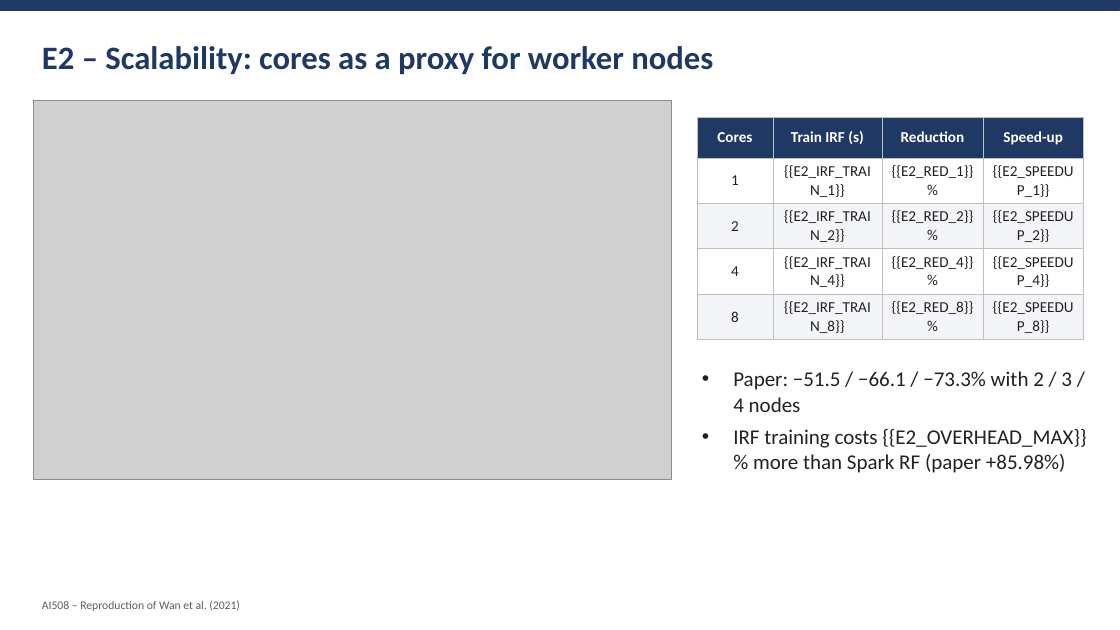
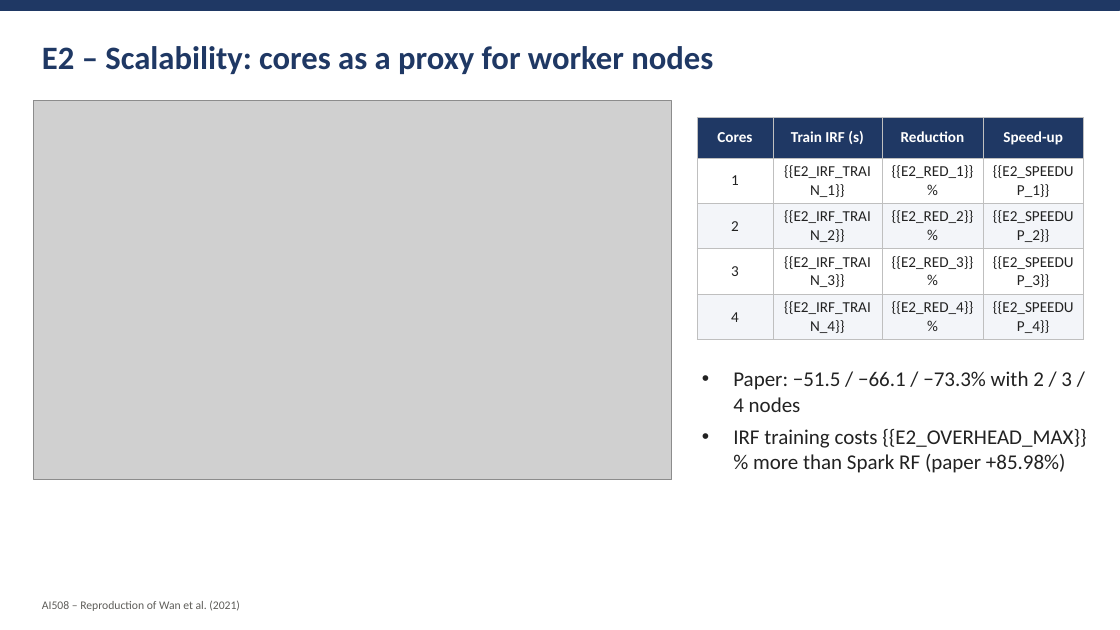
Before and after one commit to amnaaljasmi701/ai508-bearing-irf-reproduction, a slide deck: slide 8 of report/presentation_template.pptx. Drawn at 1120x630 pixels with LibreOffice and Linux fonts; fonts in the diff are those of the drawing; grey boxes stand for pictures. Boxes give left, top, right and bottom in pixels: in the first picture for what was removed or moved away, otherwise in the second. Text is boxed around its words. In the diff, an @@ line names an element or a change of style, - is before the commit and + after.

```diff
--- a/report/presentation_template.pptx
+++ b/report/presentation_template.pptx
@@ table at <box>697,118,1084,337</box> @@
+row 4: 3 | {{E2_IRF_TRAIN_3}} | {{E2_RED_3}}% | {{E2_SPEEDUP_3}}
-row 5: 8 | {{E2_IRF_TRAIN_8}} | {{E2_RED_8}}% | {{E2_SPEEDUP_8}}
```
Also in this commit, not shown: 2 other slides changed, 9 other files.
